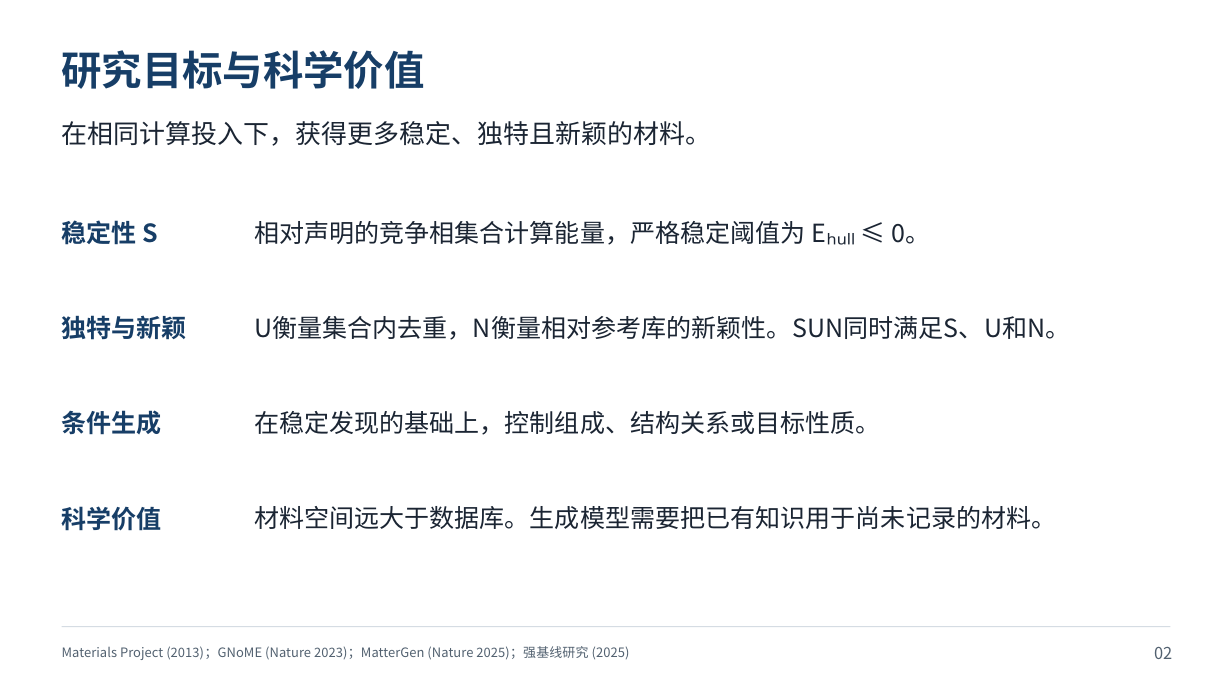
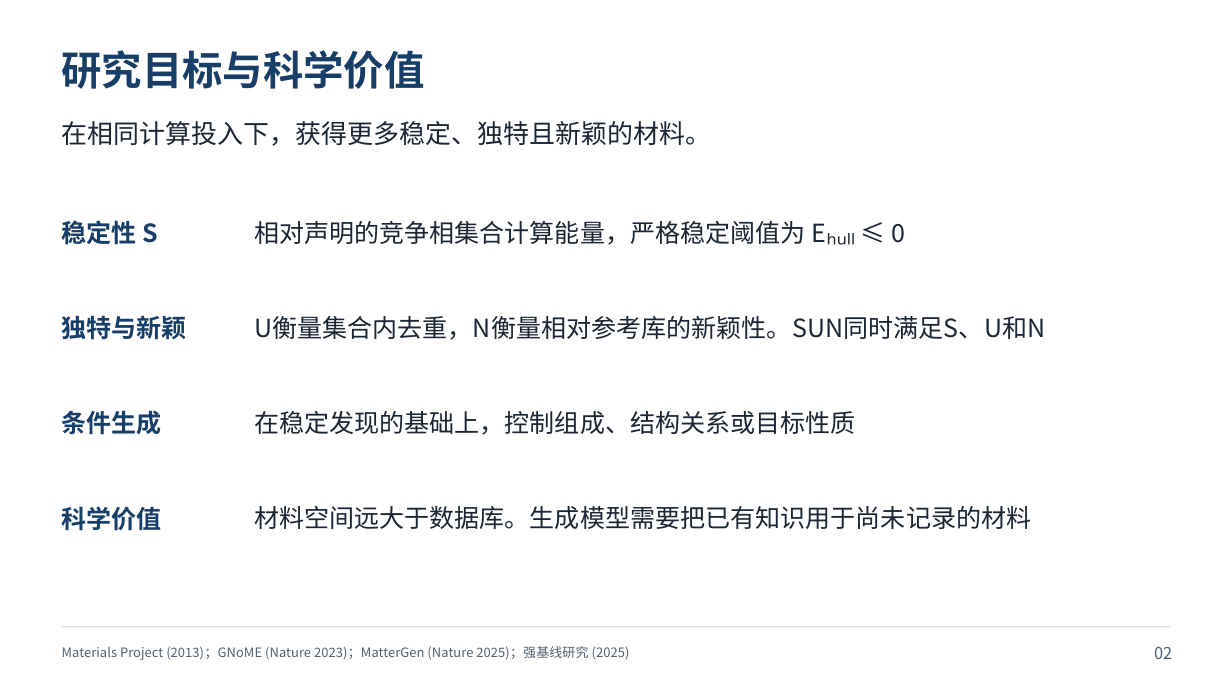
Before and after one commit to YWDDLiang/Research, a slide deck: slide 2 of crystal/evolution/presentation/crystal-generation-research-review.pptx. Drawn at 1232x693 pixels with LibreOffice and Linux fonts; fonts in the diff are those of the drawing. Boxes give left, top, right and bottom in pixels: in the first picture for what was removed or moved away, otherwise in the second. Text is boxed around its words. In the diff, an @@ line names an element or a change of style, - is before the commit and + after.

```diff
--- a/crystal/evolution/presentation/crystal-generation-research-review.pptx
+++ b/crystal/evolution/presentation/crystal-generation-research-review.pptx
@@ text at [254, 221, 906, 245]: text changed @@
-相对声明的竞争相集合计算能量，严格稳定阈值为 Eₕᵤₗₗ ≤ 0。
+相对声明的竞争相集合计算能量，严格稳定阈值为 Eₕᵤₗₗ ≤ 0
@@ text at [254, 316, 1045, 340]: text changed @@
-U衡量集合内去重，N衡量相对参考库的新颖性。SUN同时满足S、U和N。
+U衡量集合内去重，N衡量相对参考库的新颖性。SUN同时满足S、U和N
@@ text at [254, 411, 856, 435]: text changed @@
-在稳定发现的基础上，控制组成、结构关系或目标性质。
+在稳定发现的基础上，控制组成、结构关系或目标性质
@@ text at [254, 506, 1031, 529]: text changed @@
-材料空间远大于数据库。生成模型需要把已有知识用于尚未记录的材料。
+材料空间远大于数据库。生成模型需要把已有知识用于尚未记录的材料
```
Also in this commit, not shown: 13 other slides changed, 16 slides added, 14 slides removed, 5 other files.
